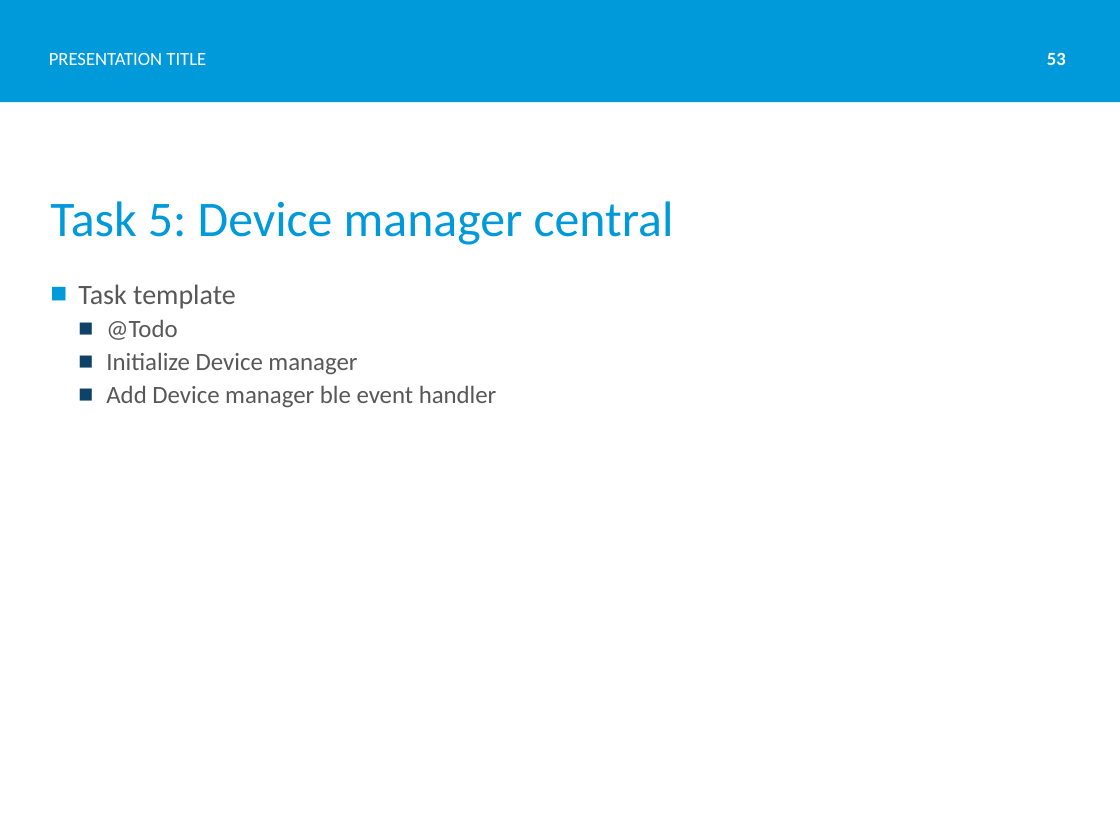
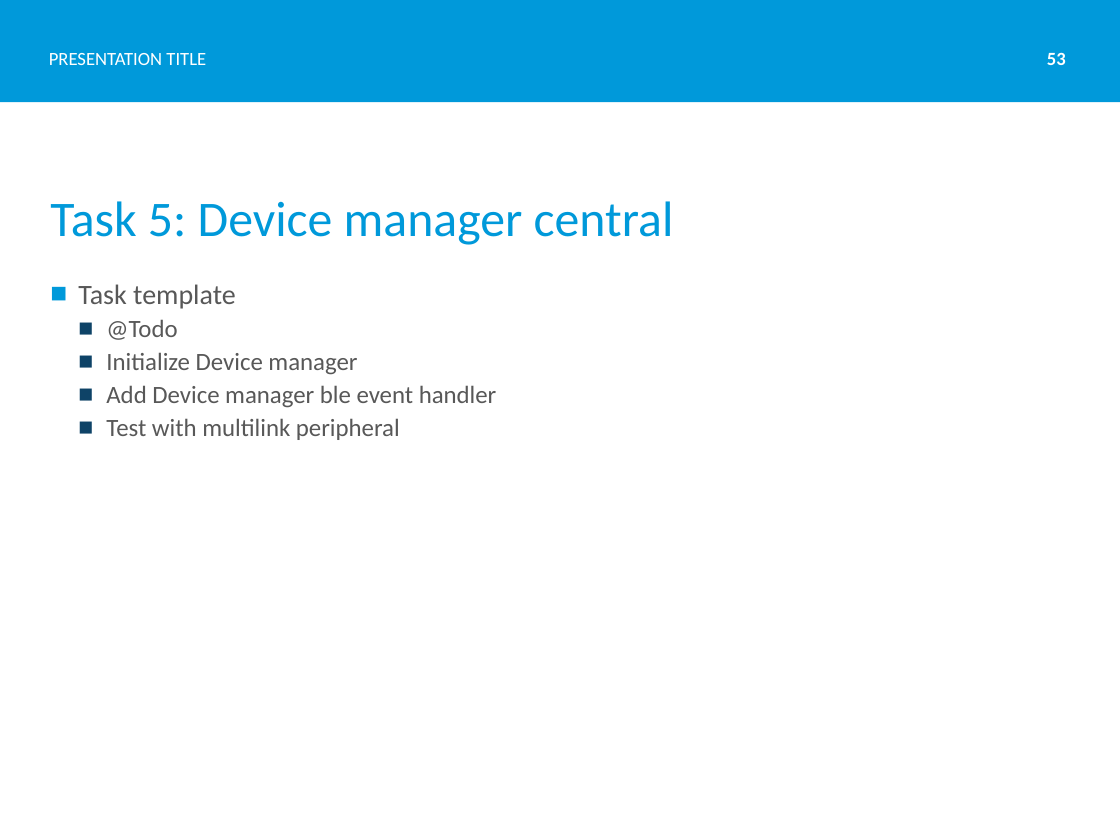
Before and after one commit to Skjerve/nRF51-S130-HK, a slide deck: slide 53 of S130 Introduction.pptx. Drawn at 1120x840 pixels with LibreOffice and Linux fonts; fonts in the diff are those of the drawing; background and template pictures are left out. Boxes give left, top, right and bottom in pixels: in the first picture for what was removed or moved away, otherwise in the second. Text is boxed around its words. In the diff, an @@ line names an element or a change of style, - is before the commit and + after.

Commit message:
Added Task 7

```diff
--- a/S130 Introduction.pptx
+++ b/S130 Introduction.pptx
@@ text at (106,418,400,440): paragraph added @@
+  ■ Test with multilink peripheral
```
Also in this commit, not shown: 1 other slide changed, 1 slide added, 1 other file.
